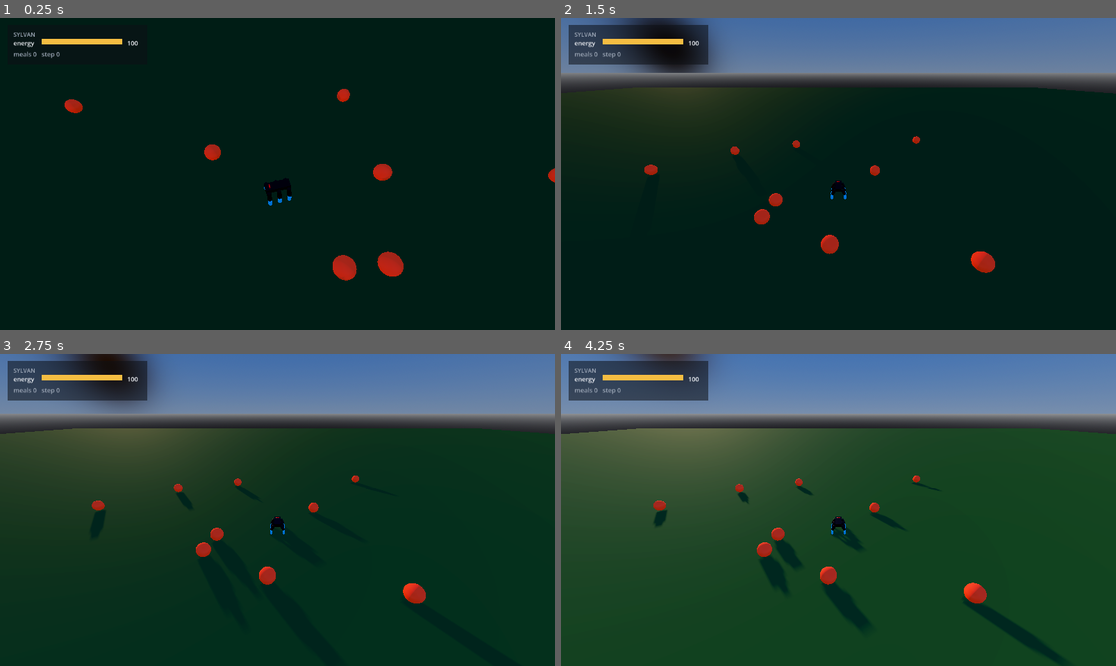
Above: before the commit, frames 1-4 (two rows, left to right).
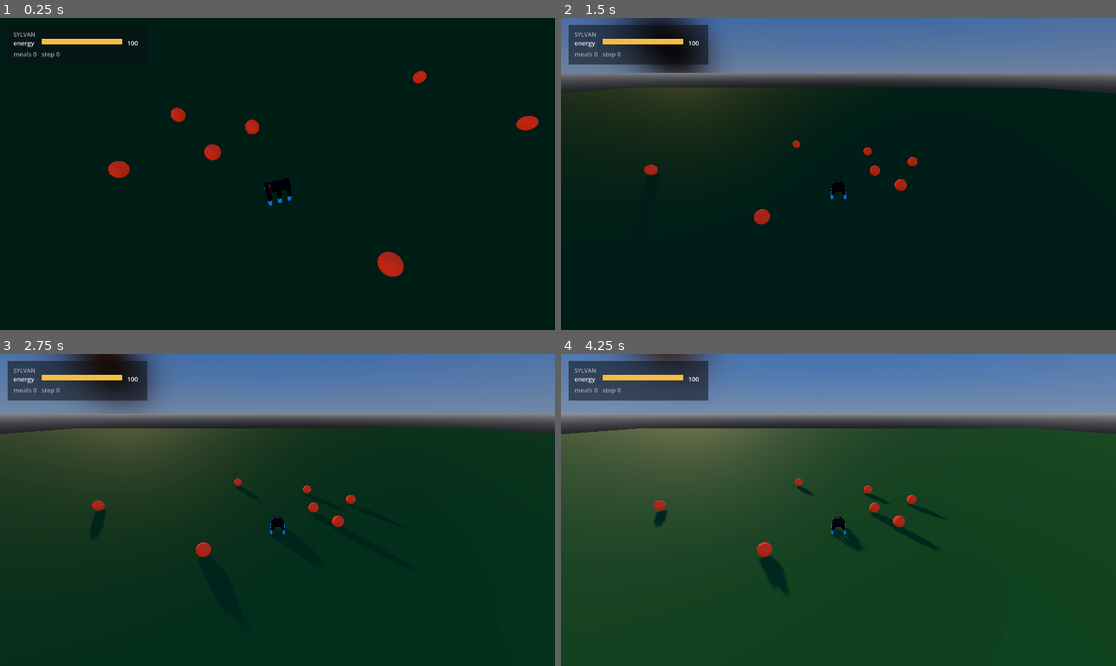
Above: after the commit, the same moments.

Repository: edgarbnt/Sylvan
Game: Godot game, scene res://scenes/main.tscn
Same seed, same stepped clock (60 frames per second), same inputs: the game is played once before the commit and once after it.
Inputs:
- Up to frame 1 (0.25 s): no input
- Up to frame 2 (1.5 s): no input
- Up to frame 3 (2.75 s): no input
- Up to frame 4 (4.25 s): tap Enter at 2.75 s; tap Space at 3.5 s

The runs differ from the first frame. In frame 1, 1.2% of the frame differs, in the area x 11-100%, y 16-85%; in frame 2, 0.7%; in frame 3, 0.7%; in frame 4, 2.0%, in the area x 31-90%, y 38-99%.

Commit message:
feat(monde): moving PREY -- food that wanders instead of waiting, built to the measured spec
First world change that leaves the "decorate a static point" frame. Aiming where the prey IS becomes
demonstrably suboptimal, so the WM's predictor finally carries the decision: you must simulate the
other's trajectory.

Design choice: the FOOD moves, rather than adding a new resource type. This is the minimal change --
the slot, the drives and the cost all work unchanged, only the target moves -- and since the
perception is identical, no WM retrain (principle 3).

Built strictly to the spec the FREE test produced before any world code
(diagnostics/diag_prey_interception.py):
  * the prey WANDERS and does NOT flee. Fleeing converges to a RADIAL trajectory, against which the
    lead angle is zero BY CONSTRUCTION, so pursuit and interception coincide and the gain is nil --
    measured, and it had produced a false negative earlier.
  * it is FAST: 0.0099 m/tick = 0.9x the agent's measured 0.011 m/tick, where interception captures
    67.5% against pursuit's 56.2%.
Persistence keeps transverse motion; slow drift; reflection at the arena bounds. Preset
bosquets_v6_prey = frozen calibrated bosquets_v2 + motion, WITHOUT the perishable jump (its
randomness would confound the measurement). Bushes stay as FIXED landmarks while the food moves.

Verified rather than assumed: a gated log reports the prey's speed as MEASURED, not as requested --
0.00990 m/tick for 0.00990 requested in a no-eating run. In a live run it reads 0.00804 because a
picked berry does not move while regrowing and the average divides by both berries regardless of
state; the mechanism itself is exact.

Viability check, 8 lives seed 1, everything else equal: static food gives median survival 2800, 9
meals, 3/8 full lives; the moving prey gives 2800, 9 meals, 2/8. The world is not broken.

OFF by default (prey_speed=0) is bit-identical.

Diff:
--- a/godot/scripts/world/food_manager.gd
+++ b/godot/scripts/world/food_manager.gd
@@ -109,6 +109,16 @@
 var _ripe_cue := false          # indice de MATURITÉ VISIBLE (luminosité du buisson) — opt-in, OFF = bit-identique
 var _ripe_decay := 0.0          # la maturité BAISSE la valeur nutritive : 0 = OFF ; 0.75 = une baie
                                 # sur le point de se relocaliser ne rend plus que 25 % de son énergie.
+# PROIE (2026-07-24) : la nourriture SE DÉPLACE au lieu d'attendre. Spéc. issue du test gratuit
+# `diagnostics/diag_prey_interception.py` : le levier n'existe QUE si la proie (a) a du mouvement
+# TRANSVERSAL et (b) va à >= 0,9x la vitesse de l'agent (0,011 m/tick mesuré).
+# ⚠️ ELLE NE FUIT PAS. Une proie qui fuit converge vers une trajectoire RADIALE, contre laquelle
+# l'angle d'avance est nul PAR CONSTRUCTION : poursuite et interception coïncident, gain nul (mesuré).
+# Elle VAQUE : direction quasi constante + dérive lente, réflexion aux bords de l'arène.
+var _prey_speed := 0.0          # m/tick ; 0 = OFF, bit-identique
+var _prey_dir: Array[Vector3] = []
+var _prey_turn := 0.01          # rad/tick de dérive (persistance : garde le transversal)
+var _prey_travel := 0.0         # distance cumulée parcourue par la proie (PREUVE de ce qui est servi)
 var _born_at: Array[int] = []     # tick de vie où la baie (re)devient vivante
 var _patch_meshes: Array[MeshInstance3D] = []
 var _patch_areas: Array = []
@@ -291,6 +301,12 @@
 	var rg := OS.get_environment("SYLVAN_%s_REGROW" % _prefix)
 	if rg != "":
 		_regrow_ticks = maxi(1, int(rg))
+	var pspd := OS.get_environment("SYLVAN_%s_PREY_SPEED" % _prefix)
+	if pspd != "":
+		_prey_speed = maxf(0.0, float(pspd))
+	var pt := OS.get_environment("SYLVAN_%s_PREY_TURN" % _prefix)
+	if pt != "":
+		_prey_turn = maxf(0.0, float(pt))
 	var rd2 := OS.get_environment("SYLVAN_%s_RIPE_DECAY" % _prefix)
 	if rd2 != "":
 		_ripe_decay = clampf(float(rd2), 0.0, 1.0)
@@ -405,6 +421,7 @@
 	_alive.clear()
 	_regrow_at.clear()
 	_born_at.clear()
+	_prey_dir.clear()
 	if _patch_count > 0:
 		_sample_patch_centres()
 	for i in range(food_count):
@@ -415,6 +432,8 @@
 		# Périssable : stagger les naissances sur [-perish, 0] pour que les baies ne périssent PAS
 		# toutes au même tick (sinon relocalisation synchronisée). OFF -> 0, bit-identique.
 		_born_at.append(-(_rng.randi() % _perish_ticks) if _perish_ticks > 0 else 0)
+		var _pa := _rng.randf_range(0.0, TAU)
+		_prey_dir.append(Vector3(cos(_pa), 0.0, sin(_pa)))
 		_meshes[i].global_position = p
 		_meshes[i].visible = true
 		_apply_appearance(i)
@@ -651,7 +670,43 @@
 			_meshes[i].global_position = _positions[i]
 		_meshes[i].visible = true
 		_apply_appearance(i)
+	_move_prey()
 	_update_ripeness_cue()
+
+
+func _move_prey() -> void:
+	# La nourriture VAQUE : direction quasi constante (persistance -> mouvement TRANSVERSAL conservé,
+	# ce qui est la condition mesurée du levier) + dérive lente, et réflexion aux bords de l'arène
+	# pour qu'elle ne parte pas à l'infini. Elle IGNORE l'agent : ne pas fuir est délibéré (une fuite
+	# rend la poursuite et l'interception mathématiquement identiques -> gain nul).
+	if _prey_speed <= 0.0:
+		return
+	for i in range(_positions.size()):
+		if i >= _prey_dir.size() or not _alive_or_field(i):
+			continue
+		var a := _rng.randf_range(-_prey_turn, _prey_turn)
+		var d: Vector3 = _prey_dir[i]
+		var nd := Vector3(cos(a) * d.x - sin(a) * d.z, 0.0, sin(a) * d.x + cos(a) * d.z)
+		var p: Vector3 = _positions[i] + nd * _prey_speed
+		var r := Vector2(p.x, p.z).length()
+		if r > spawn_radius or r < min_radius:            # réflexion : rebrousse vers l'arène
+			nd = -nd
+			p = _positions[i] + nd * _prey_speed
+		_prey_travel += _positions[i].distance_to(p)
+		_prey_dir[i] = nd
+		_positions[i] = p
+		_meshes[i].global_position = p
+	# PREUVE (règle de méthode : trois fois un réglage a semblé appliqué sans l'être). On rapporte la
+	# vitesse RÉELLEMENT parcourue par la proie, pas celle demandée.
+	if _life_tick == 500 and _positions.size() > 0:
+		print("[prey] vitesse MESURÉE %.5f m/tick (demandée %.5f) sur %d baies, %d ticks" % [
+			_prey_travel / float(_life_tick * _positions.size()), _prey_speed, _positions.size(), _life_tick])
+
+
+func _alive_or_field(i: int) -> bool:
+	# En mode bosquets une baie cueillie est invisible (elle ne doit pas bouger) ; en champ perpétuel
+	# _alive n'est pas utilisé et toutes les pastilles sont vivantes.
+	return _alive[i] if _patch_count > 0 else true
 
 
 func alive_count() -> int:
Not shown, changed: python/sylvan/world.py
